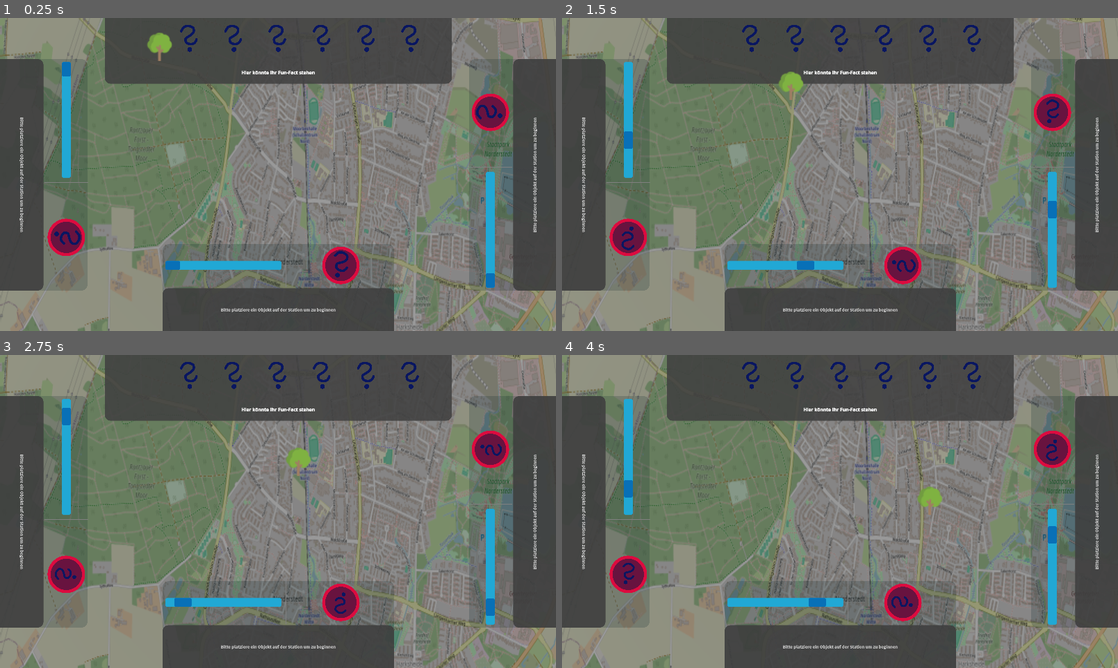
Above: before the commit, frames 1-4 (two rows, left to right).
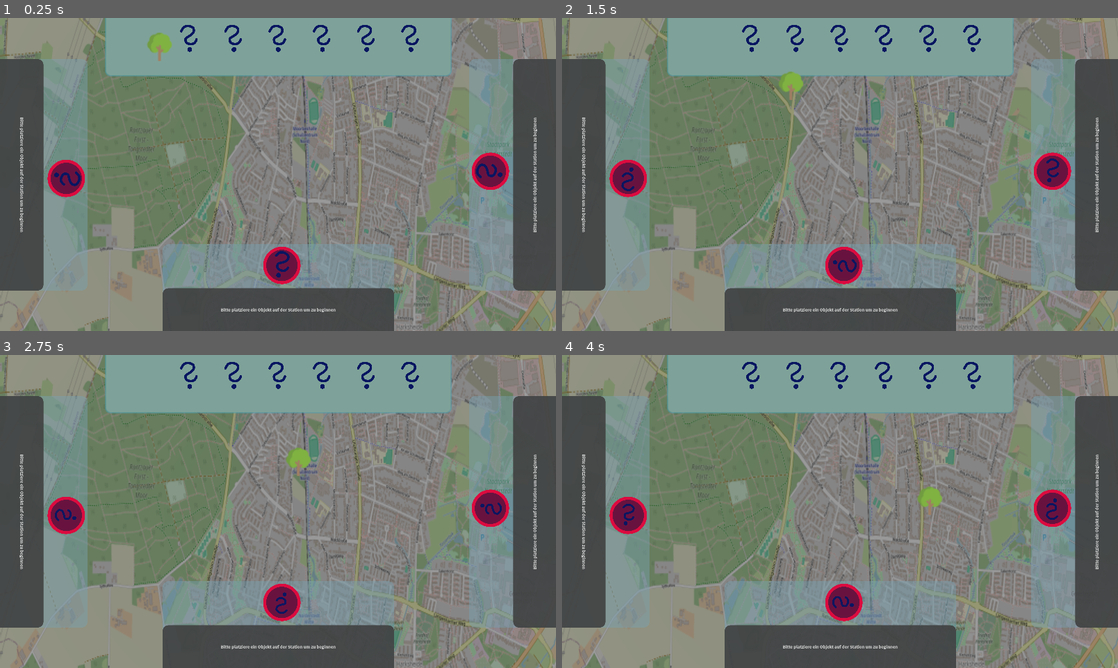
Above: after the commit, the same moments.

Repository: jlddorf/CrossInnovationClass25Norderstedt
Game: Godot game, scene res://scenes/map.tscn
The game is run twice, just before and just after one commit, with the same random seed, the same clock (stepped at 60 frames per second) and the same inputs.
Inputs (mouse positions are in pixels of both pictures, inside the frame that each line leads up to):
- Up to frame 1 (0.25 s): no input
- Up to frame 2 (1.5 s): click (901, 265) at 0.52 s; click (901, 265) at 1.27 s
- Up to frame 3 (2.75 s): click (339, 602) at 2.02 s
- Up to frame 4 (4 s): no input

The runs differ from the first frame. In frame 1, 30% of the frame differs, in the area x 7-94%, y 0-88%; in frame 2, 30%; in frame 3, 30%; in frame 4, 30%.

Commit message:
experiment with colors

Diff:
--- a/project.godot
+++ b/project.godot
@@ -34,6 +34,7 @@
 
 window/size/viewport_width=1920
 window/size/viewport_height=1080
+window/size/mode=3
 window/stretch/mode="viewport"
 window/stretch/aspect="expand"
 
--- a/scenes/ui_manager.tscn
+++ b/scenes/ui_manager.tscn
@@ -6,11 +6,6 @@
 [ext_resource type="Texture2D" uid="uid://b6mcfhruapmvr" path="res://assets/images/Question Mark Sketch.png" id="3_reske"]
 [ext_resource type="PackedScene" uid="uid://jr81cpde0r8s" path="res://scenes/AchievementRect.tscn" id="7_hst8a"]
 [ext_resource type="Texture2D" uid="uid://dyp2woqubc17a" path="res://assets/images/StationIcons/natureIcon.png" id="8_tanoa"]
-
-[sub_resource type="StyleBoxFlat" id="StyleBoxFlat_gl862"]
-bg_color = Color(0.25098, 0.25098, 0.25098, 0.87451)
-corner_radius_bottom_right = 20
-corner_radius_bottom_left = 20
 
 [node name="UIManager" type="Control"]
 layout_mode = 3
@@ -105,16 +100,23 @@
 player_id = 3
 
 [node name="TopPanel" type="Panel" parent="Viewport"]
-custom_minimum_size = Vector2(1200, 225)
+custom_minimum_size = Vector2(1200, 200)
 layout_mode = 2
 size_flags_horizontal = 4
 size_flags_vertical = 0
-theme_override_styles/panel = SubResource("StyleBoxFlat_gl862")
+theme = ExtResource("2_ixhu3")
+theme_type_variation = &"TopPanel"
 
 [node name="TopPanelVbox" type="VBoxContainer" parent="Viewport/TopPanel"]
-layout_mode = 0
-offset_right = 1198.0
-offset_bottom = 129.0
+layout_mode = 1
+anchors_preset = 5
+anchor_left = 0.5
+anchor_right = 0.5
+offset_left = -600.0
+offset_right = 600.0
+offset_bottom = 232.0
+grow_horizontal = 2
+theme = ExtResource("2_ixhu3")
 
 [node name="MarginContainer" type="MarginContainer" parent="Viewport/TopPanel/TopPanelVbox"]
 layout_mode = 2
@@ -180,19 +182,3 @@
 size_flags_vertical = 4
 texture = ExtResource("3_reske")
 expand_mode = 1
-
-[node name="HSeparator" type="HSeparator" parent="Viewport/TopPanel/TopPanelVbox"]
-custom_minimum_size = Vector2(1100, 1)
-layout_mode = 2
-size_flags_horizontal = 4
-size_flags_vertical = 4
-
-[node name="RichTextLabel" type="RichTextLabel" parent="Viewport/TopPanel/TopPanelVbox"]
-custom_minimum_size = Vector2(1200, 90)
-layout_mode = 2
-size_flags_horizontal = 4
-size_flags_vertical = 4
-bbcode_enabled = true
-text = "[b]Hier könnte Ihr Fun-Fact stehen[/b]"
-horizontal_alignment = 1
-vertical_alignment = 1
--- a/ui/playerContainer.tscn
+++ b/ui/playerContainer.tscn
@@ -58,6 +58,7 @@
 
 [node name="PlacedAmountBar" type="ProgressBar" parent="VBoxContainer/Panel/VBoxContainer/HBoxContainer/PlacedAmountMargin"]
 unique_name_in_owner = true
+visible = false
 custom_minimum_size = Vector2(400, 30)
 layout_mode = 2
 size_flags_horizontal = 4
@@ -69,6 +70,7 @@
 script = ExtResource("6_mog01")
 
 [node name="VSeparator" type="VSeparator" parent="VBoxContainer/Panel/VBoxContainer/HBoxContainer"]
+visible = false
 layout_mode = 2
 
 [node name="PlacedItemMargin" type="MarginContainer" parent="VBoxContainer/Panel/VBoxContainer/HBoxContainer"]
--- /dev/null
+++ b/ui/top_panel.gd
@@ -0,0 +1,2 @@
+extends Panel
+class_name TopPanel
--- a/ui/ueTheme.tres
+++ b/ui/ueTheme.tres
@@ -1,10 +1,10 @@
-[gd_resource type="Theme" load_steps=7 format=3 uid="uid://230ma3pcldq4"]
+[gd_resource type="Theme" load_steps=8 format=3 uid="uid://230ma3pcldq4"]
 
 [ext_resource type="FontFile" uid="uid://dpnlw30s07ynn" path="res://assets/fonts/SourceSans3-Bold.ttf" id="1_vf0qk"]
 [ext_resource type="FontFile" uid="uid://6w1dofqsbche" path="res://assets/fonts/SourceSans3-Regular.ttf" id="2_voggp"]
 
-[sub_resource type="StyleBoxFlat" id="StyleBoxFlat_1g1kk"]
-bg_color = Color(0.0156863, 0.12549, 0.137255, 0.188235)
+[sub_resource type="StyleBoxFlat" id="StyleBoxFlat_ni68y"]
+bg_color = Color(0.46334, 0.632088, 0.692356, 0.458824)
 corner_radius_top_left = 20
 corner_radius_top_right = 20
 
@@ -36,11 +36,24 @@
 corner_radius_bottom_right = 5
 corner_radius_bottom_left = 5
 
+[sub_resource type="StyleBoxFlat" id="StyleBoxFlat_h13bp"]
+bg_color = Color(0.494045, 0.635532, 0.600621, 1)
+border_width_left = 6
+border_width_right = 6
+border_width_bottom = 6
+border_color = Color(0.223529, 0.611765, 0.709804, 0.368627)
+border_blend = true
+corner_radius_bottom_right = 20
+corner_radius_bottom_left = 20
+
 [resource]
-Panel/styles/panel = SubResource("StyleBoxFlat_1g1kk")
+Panel/styles/panel = SubResource("StyleBoxFlat_ni68y")
 PanelContainer/styles/panel = SubResource("StyleBoxFlat_l3qac")
+PlayerPanel/base_type = &"Panel"
 ProgressBar/styles/background = SubResource("StyleBoxFlat_vf0qk")
 ProgressBar/styles/fill = SubResource("StyleBoxFlat_voggp")
 RichTextLabel/colors/default_color = Color(0.82606, 0.82606, 0.82606, 1)
 RichTextLabel/fonts/bold_font = ExtResource("1_vf0qk")
 RichTextLabel/fonts/normal_font = ExtResource("2_voggp")
+TopPanel/base_type = &"Panel"
+TopPanel/styles/panel = SubResource("StyleBoxFlat_h13bp")
Not shown: 1 places in scenes/ui_manager.tscn that only renumber resources
Not shown, added: ui/top_panel.gd.uid
